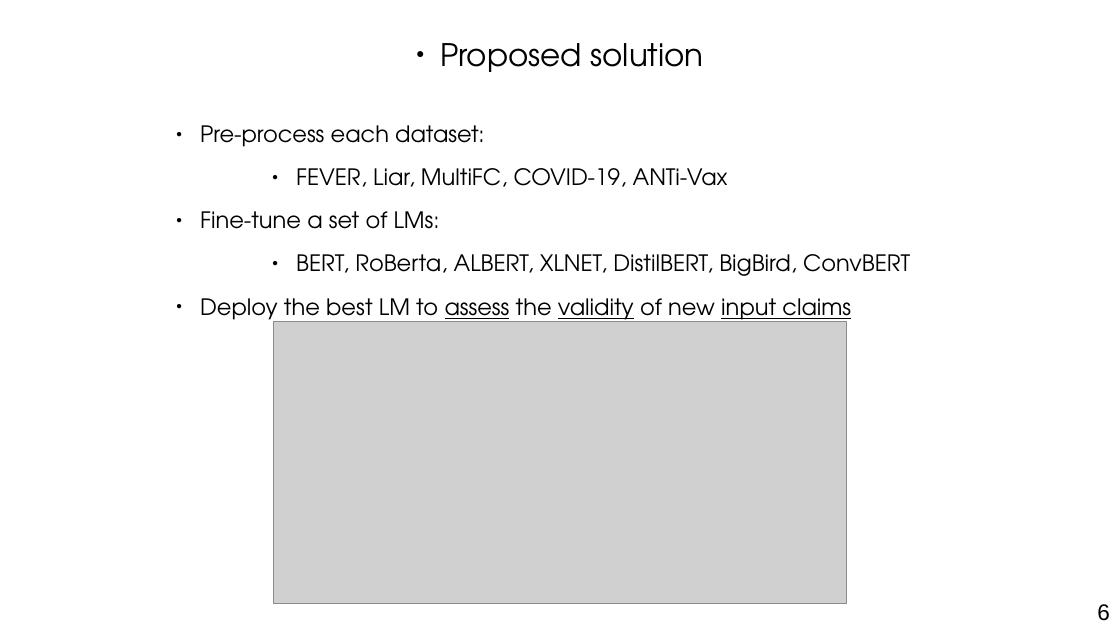
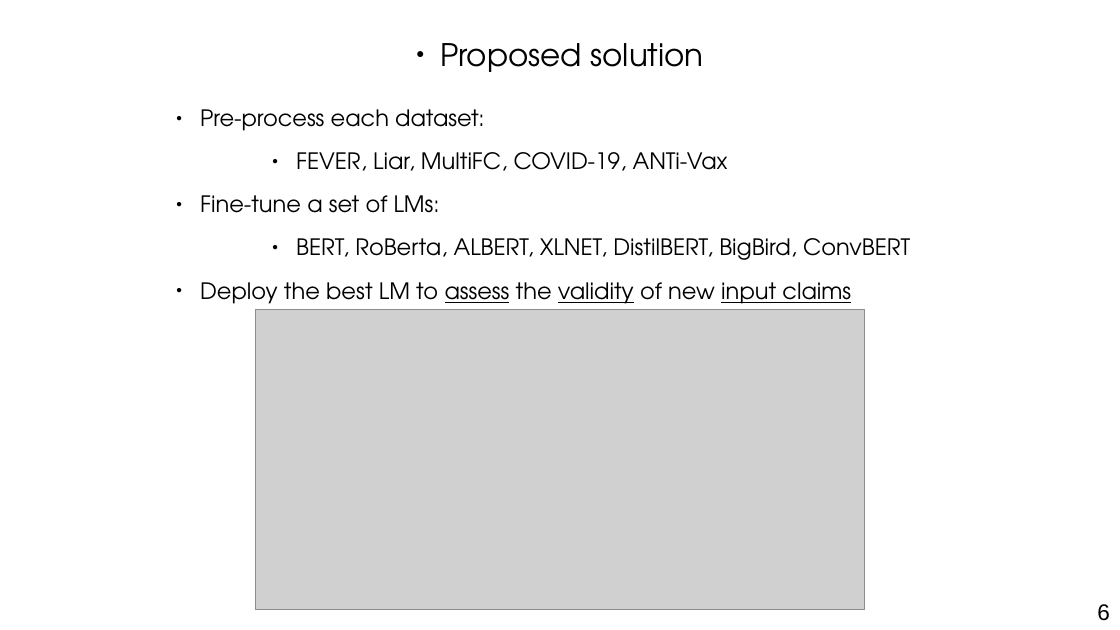
Before and after one commit to othmanelhoufi/LM-for-FactChecking, a slide deck: slide 6 of presentation/NLP_fact_checking.odp. Drawn at 1120x630 pixels with LibreOffice and Linux fonts; fonts in the diff are those of the drawing; grey boxes stand for pictures. Boxes give left, top, right and bottom in pixels: in the first picture for what was removed or moved away, otherwise in the second. Text is boxed around its words. In the diff, an @@ line names an element or a change of style, - is before the commit and + after.

```diff
--- a/presentation/NLP_fact_checking.odp
+++ b/presentation/NLP_fact_checking.odp
@@ text "Pre-process each dataset:": place and size @@
-text "Pre-process each dataset:" at [200,125,910,326]
+text "Pre-process each dataset:" at [200,109,910,310]
@@ picture: place and size @@
-picture at [273,322,847,604]
+picture at [255,310,865,610]
```
Also in this commit, not shown: 3 other slides changed.
